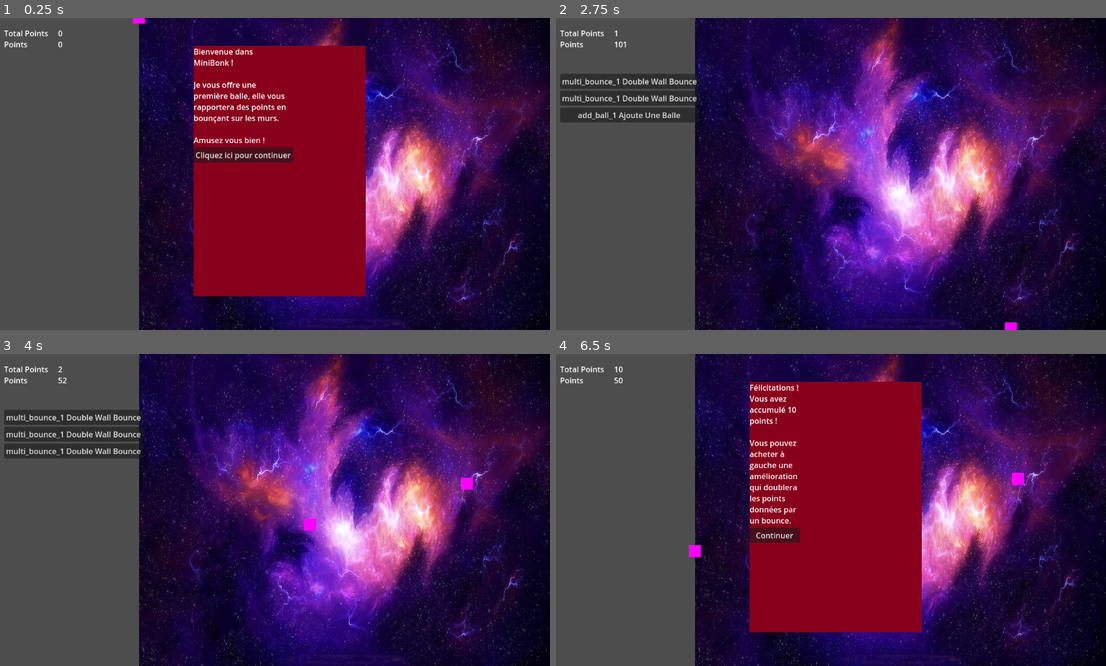
Above: before the commit, frames 1-4 (two rows, left to right).
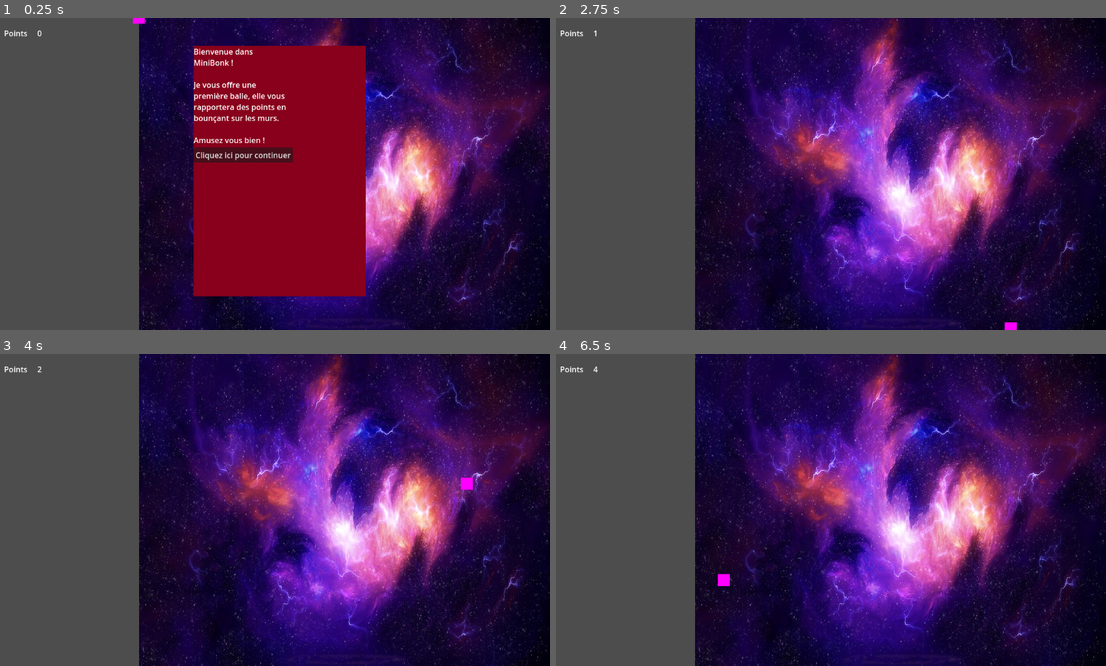
Above: after the commit, the same moments.

Repository: Niksune/Baby-Evolve-Minigame
Game: Godot game, scene res://Scenes/Game/Game.tscn
The game is run twice, just before and just after one commit, with the same random seed, the same clock (stepped at 60 frames per second) and the same inputs.
Inputs (mouse positions are in pixels of both pictures, inside the frame that each line leads up to):
- Up to frame 1 (0.25 s): no input
- Up to frame 2 (2.75 s): click "Cliquez ici pour continuer" at 0.5 s
- Up to frame 3 (4 s): click (71, 450) at 2.75 s, where only the run before the commit has a clickable "add_ball_1 Ajoute Une Balle"
- Up to frame 4 (6.5 s): click (627, 416) at 4.25 s, where only the run before the commit has a clickable "multi_bounce_1 Double Wall Bo…"

The runs differ from the first frame. In frame 1, 0.1% of the frame differs, in the area x 0-12%, y 4-10%; in frame 2, 3.4%; in frame 3, 3.5%; in frame 4, 26%, in the area x 0-86%, y 4-90%.

Commit message:
Evolve and dialog system totally revamped

Diff:
--- a/Autoload/Global.gd
+++ b/Autoload/Global.gd
@@ -1,3 +1,13 @@
 extends Node
 
 var lang = "fr"
+
+var evolve_map = {
+	"multi_bounce_1" : Evolve.new("multi_bounce", 2, 5, false),
+	"multi_bounce_2" : Evolve.new("multi_bounce", 2, 50, false),
+	"multi_bounce_3" : Evolve.new("multi_bounce", 2, 100, false),
+	"add_ball_1" : Evolve.new("add_ball", 1, 20, false),
+	"add_ball_2" : Evolve.new("add_ball", 1, 50, false),
+	"add_ball_3" : Evolve.new("add_ball", 1, 100, false),
+	"activate_bonk" : Evolve.new("activate_bonk", 0, 500, false, "Activer le BONK")
+}
--- a/Scenes/Game/DialogManager.gd
+++ b/Scenes/Game/DialogManager.gd
@@ -3,9 +3,6 @@
 @onready var TextsNode = %TextsNode
 
 signal launch_dialog(main_text, button_text)
-
-
-var dialog_passed = []
 
 var dialog_list_fr = [
 	"DEBUG",
@@ -13,10 +10,10 @@
 Je vous offre une première balle, elle vous rapportera des points en bounçant sur les murs.\n
 Amusez vous bien !",
 
-"Félicitations ! Vous avez accumulé 10 points !\n
+"Félicitations ! Vous avez accumulé GLOBAL1 points !\n
 Vous pouvez acheter à gauche une amélioration qui doublera les points données par un bounce.",
 
-"Une balle en plus peut être ?",
+"Peut être seriez vous interessés par une balle en plus ?",
 
 "Bonk ?",
 
@@ -37,7 +34,7 @@
 I offer you a first ball, it will give you points by bouncing on the walls.\n
 Have fun !",
 
-"Congratulation ! You got 10 points !\n
+"Congratulation ! You got GLOBAL1 points !\n
 You can buy on the left an evolve that will double the points you get on each bounce.",
 
 "Interested in an other ball maybe ?",
@@ -55,17 +52,25 @@
 	"Continue"
 ]
 
+var dialog_passed = []
+var dialog_list = dialog_list_fr
+var button_list = button_list_fr
 
 func _init():
 	dialog_passed.resize(dialog_list_fr.size())
 	dialog_passed.fill(false)
+	if GLOBAL.lang == "en":
+		dialog_list = dialog_list_en
+		button_list = button_list_en
+	for text_num in range(dialog_list.size()):
+		dialog_list[text_num] = dialog_list[text_num].replace("GLOBAL1", str(GLOBAL.evolve_map["multi_bounce_1"].cost))
 
 
 
 func points_change(current_points, total_points):
-	if total_points >= 10 && dialog_passed[2] == false:
+	if current_points >= GLOBAL.evolve_map["multi_bounce_1"].cost && !dialog_passed[2]:
 		pass_and_execute_dialog(2)
-	if total_points >= 20 && dialog_passed[3] == false:
+	elif current_points >= GLOBAL.evolve_map["multi_bounce_1"].cost*2 && GLOBAL.evolve_map["multi_bounce_1"].bought && dialog_passed[2] && !dialog_passed[3]:
 		pass_and_execute_dialog(3)
 
 
@@ -75,11 +80,6 @@
 
 
 func execute_dialog(ID):
-	var dialog_list = dialog_list_fr
-	var button_list = button_list_fr
-	if GLOBAL.lang == "en":
-		dialog_list = dialog_list_en
-		button_list = button_list_en
 	match ID :
 		0:
 			launch_dialog.emit(dialog_list[0], button_list[0])
--- a/Scenes/Game/EvolveManager.gd
+++ b/Scenes/Game/EvolveManager.gd
@@ -10,59 +10,11 @@
 var multi_bounce_counter = 1
 var add_ball_counter = 1
 
-var evolve_map = {
-	"multi_bounce_1" : Evolve.new("multi_bounce", 2, 10, false),
-	"multi_bounce_2" : Evolve.new("multi_bounce", 2, 5, false),
-	"multi_bounce_3" : Evolve.new("multi_bounce", 2, 5, false),
-	"add_ball_1" : Evolve.new("add_ball", 1, 50, false),
-	"add_ball_2" : Evolve.new("add_ball", 1, 5, false),
-	"add_ball_3" : Evolve.new("add_ball", 1, 5, false),
-	"activate_bonk" : Evolve.new("activate_bonk", 0, 100, false, "Activer le BONK")
-}
-
-func add_new_evolves():
-	for ID_evolve in evolve_map:
-		var evolve = evolve_map[ID_evolve]
-		if !evolve.buyable :
-			continue
-		if evolve.buyable && evolve.in_store == false :
-			create_new_evolve(ID_evolve)
-			continue
-		var IDbounce = "multi_bounce_"+str(multi_bounce_counter)
-		var IDball = "add_ball_"+str(add_ball_counter)
-		match ID_evolve:
-			"multi_bounce_2":
-				if evolve_map["add_ball_1"].bought:
-					create_new_evolve(ID_evolve)
-			"multi_bounce_3":
-				if evolve_map["multi_bounce_2"].bought:
-					create_new_evolve(ID_evolve)
-			"add_ball_2":
-				if evolve_map["add_ball_1"].bought:
-					create_new_evolve(ID_evolve)
-			"add_ball_3":
-				if evolve_map["add_ball_2"].bought:
-					create_new_evolve(ID_evolve)
-			"activate_bonk":
-				if evolve_map["multi_bounce_3"].bought && evolve_map["add_ball_3"].bought:
-					create_new_evolve(ID_evolve)
-			IDbounce, IDball:
-				create_new_evolve(ID_evolve)
-
 
 
 func _ready():
 	#create_new_evolve("multi_bounce_1")
 	pass
-
-
-func points_change(current_points, total_points):
-	if current_points >= 10 && evolve_map["multi_bounce_1"].buyable == false :
-		evolve_map["multi_bounce_1"].buyable = true
-		add_new_evolves()
-	if current_points >= 20 && evolve_map["add_ball_1"].buyable == false :
-		evolve_map["add_ball_1"].buyable = true
-		add_new_evolves()
 
 
 
@@ -71,28 +23,73 @@
 
 
 
+func points_change(current_points, total_points):
+	if current_points >= GLOBAL.evolve_map["multi_bounce_1"].cost && !GLOBAL.evolve_map["multi_bounce_1"].buyable :
+		GLOBAL.evolve_map["multi_bounce_1"].buyable = true
+		add_new_evolves()
+	if current_points >= GLOBAL.evolve_map["multi_bounce_1"].cost*2 && GLOBAL.evolve_map["multi_bounce_1"].bought && !GLOBAL.evolve_map["add_ball_1"].buyable :
+		print("zoom")
+		GLOBAL.evolve_map["add_ball_1"].buyable = true
+		add_new_evolves()
+
+
+
+func add_new_evolves():
+	var IDbounce = ""
+	var IDball = ""
+	for ID_evolve in GLOBAL.evolve_map:
+		var evolve = GLOBAL.evolve_map[ID_evolve]
+		if evolve.in_store :
+			continue
+		if evolve.buyable && !evolve.in_store :
+			create_new_evolve(ID_evolve)
+			continue
+		if multi_bounce_counter > 3 :
+			IDbounce = "multi_bounce_"+str(multi_bounce_counter)
+		if add_ball_counter > 3 :
+			IDball = "add_ball_"+str(add_ball_counter)
+		match ID_evolve:
+			"multi_bounce_2":
+				if GLOBAL.evolve_map["add_ball_1"].bought:
+					create_new_evolve(ID_evolve)
+			"multi_bounce_3":
+				if GLOBAL.evolve_map["multi_bounce_2"].bought:
+					create_new_evolve(ID_evolve)
+			"add_ball_2":
+				if GLOBAL.evolve_map["add_ball_1"].bought:
+					create_new_evolve(ID_evolve)
+			"add_ball_3":
+				if GLOBAL.evolve_map["add_ball_2"].bought:
+					create_new_evolve(ID_evolve)
+			"activate_bonk":
+				if GLOBAL.evolve_map["multi_bounce_3"].bought && GLOBAL.evolve_map["add_ball_3"].bought:
+					create_new_evolve(ID_evolve)
+			#IDbounce, IDball:
+			#	create_new_evolve(ID_evolve)
+
+
 
 func create_new_evolve(ID_evolve):
-	evolve_map[ID_evolve].in_store = true
-	add_new_evolve.emit(ID_evolve,evolve_map[ID_evolve].text,evolve_map[ID_evolve].cost)
+	GLOBAL.evolve_map[ID_evolve].in_store = true
+	add_new_evolve.emit(ID_evolve,GLOBAL.evolve_map[ID_evolve].text,GLOBAL.evolve_map[ID_evolve].cost)
 
 
 func new_evolve_bought(ID_evolve):
 	print("Evolve : ",ID_evolve," bought")
-	evolve_map[ID_evolve].bought = true
+	GLOBAL.evolve_map[ID_evolve].bought = true
 	process_infinite_evolves(ID_evolve)
 	add_new_evolves()
 
 
 func process_infinite_evolves(ID_evolve):
-	match evolve_map[ID_evolve].modifier:
+	match GLOBAL.evolve_map[ID_evolve].modifier:
 		"multi_bounce" :
-			bounce_wall_multiplicator *= evolve_map[ID_evolve].factor
+			bounce_wall_multiplicator *= GLOBAL.evolve_map[ID_evolve].factor
 			multi_bounce_counter += 1
 			if multi_bounce_counter >= 3:
-				evolve_map["multi_bounce_"+str(multi_bounce_counter)] = Evolve.new("multi_bounce", multi_bounce_counter, pow(10, multi_bounce_counter-1), false)
+				GLOBAL.evolve_map["multi_bounce_"+str(multi_bounce_counter)] = Evolve.new("multi_bounce", multi_bounce_counter, pow(10, multi_bounce_counter-1), false)
 		"add_ball" :
-			add_ball.emit(evolve_map[ID_evolve].factor)
+			add_ball.emit(GLOBAL.evolve_map[ID_evolve].factor)
 			add_ball_counter += 1
 			if add_ball_counter >= 3:
-				evolve_map["add_ball_"+str(add_ball_counter)] = Evolve.new("add_ball", add_ball_counter, pow(10, add_ball_counter-1), false)
+				GLOBAL.evolve_map["add_ball_"+str(add_ball_counter)] = Evolve.new("add_ball", add_ball_counter, pow(10, add_ball_counter-1), false)
--- a/Scenes/Game/Game.gd
+++ b/Scenes/Game/Game.gd
@@ -5,7 +5,7 @@
 @onready var DialogManager = %DialogManager
 
 
-var current_points : int = 100
+var current_points : int = 0
 var total_points : int = 0
 
 
@@ -39,7 +39,7 @@
 
 
 func check_buying(ID_evolve):
-	var evolve = EvolveManager.evolve_map[ID_evolve]
+	var evolve = GLOBAL.evolve_map[ID_evolve]
 	if(!evolve.is_total_points):
 		if(evolve.cost <= current_points):
 			remove_points(evolve.cost)
--- a/Scenes/UI/BuyButton.gd
+++ b/Scenes/UI/BuyButton.gd
@@ -4,7 +4,8 @@
 
 func _init(init_ID : String, init_text : String, init_price : int):
 	ID = init_ID
-	text = init_ID + " " + init_text
+	#text = init_ID + " " + init_text + " : " + str(init_price) + " pts"
+	text = init_text + " : " + str(init_price) + " pts"
 
 func _ready():
 	self.pressed.connect(self._on_pressed)
--- a/Scenes/UI/UI.tscn
+++ b/Scenes/UI/UI.tscn
@@ -26,12 +26,14 @@
 columns = 2
 
 [node name="FixTotalPointsLabel" type="Label" parent="MarginContainer/Menu/ScoreBoard"]
+visible = false
 layout_mode = 2
 text = "Total Points
 "
 
 [node name="TotalPointsLabel" type="Label" parent="MarginContainer/Menu/ScoreBoard"]
 unique_name_in_owner = true
+visible = false
 layout_mode = 2
 text = "0"
 
Not shown, added: Scenes/Game/GamAEE7.tmp
